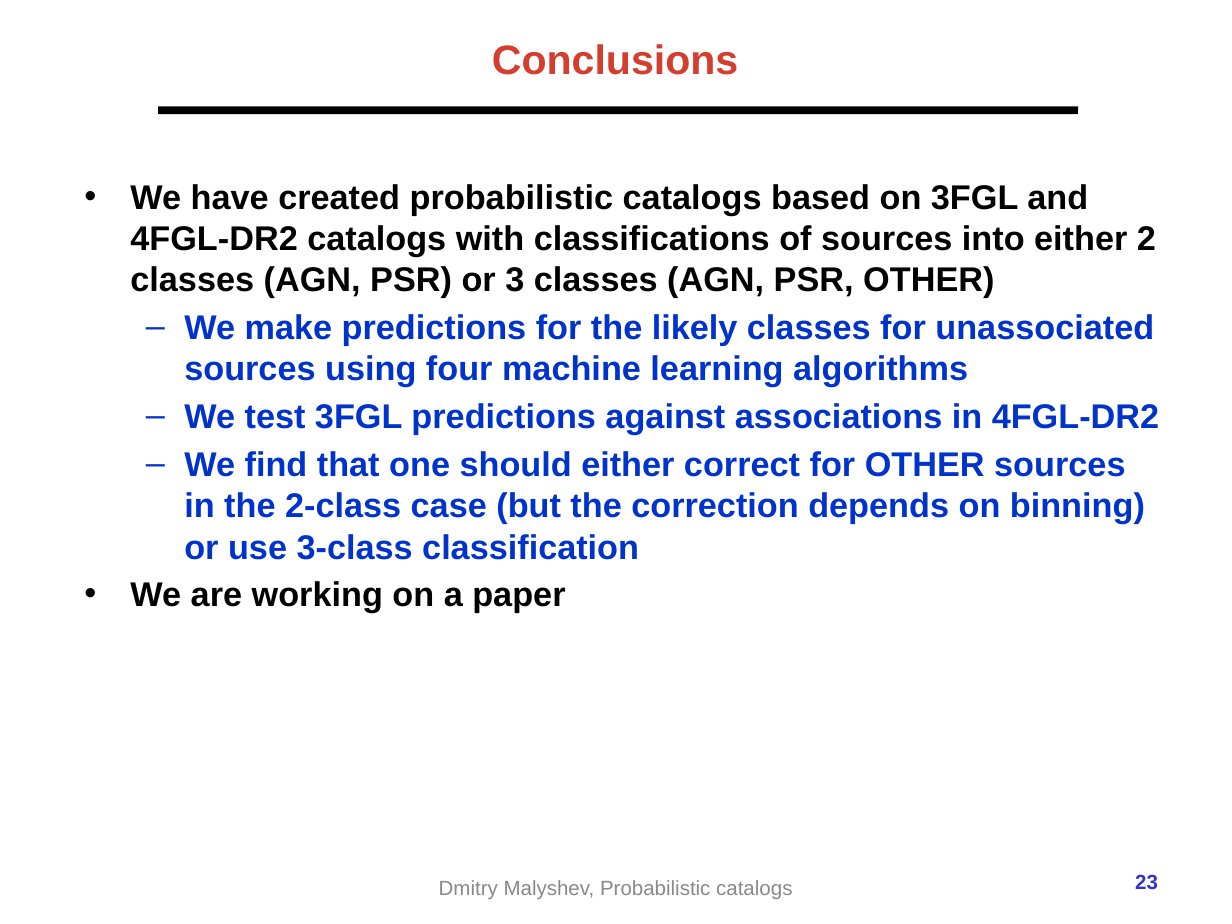
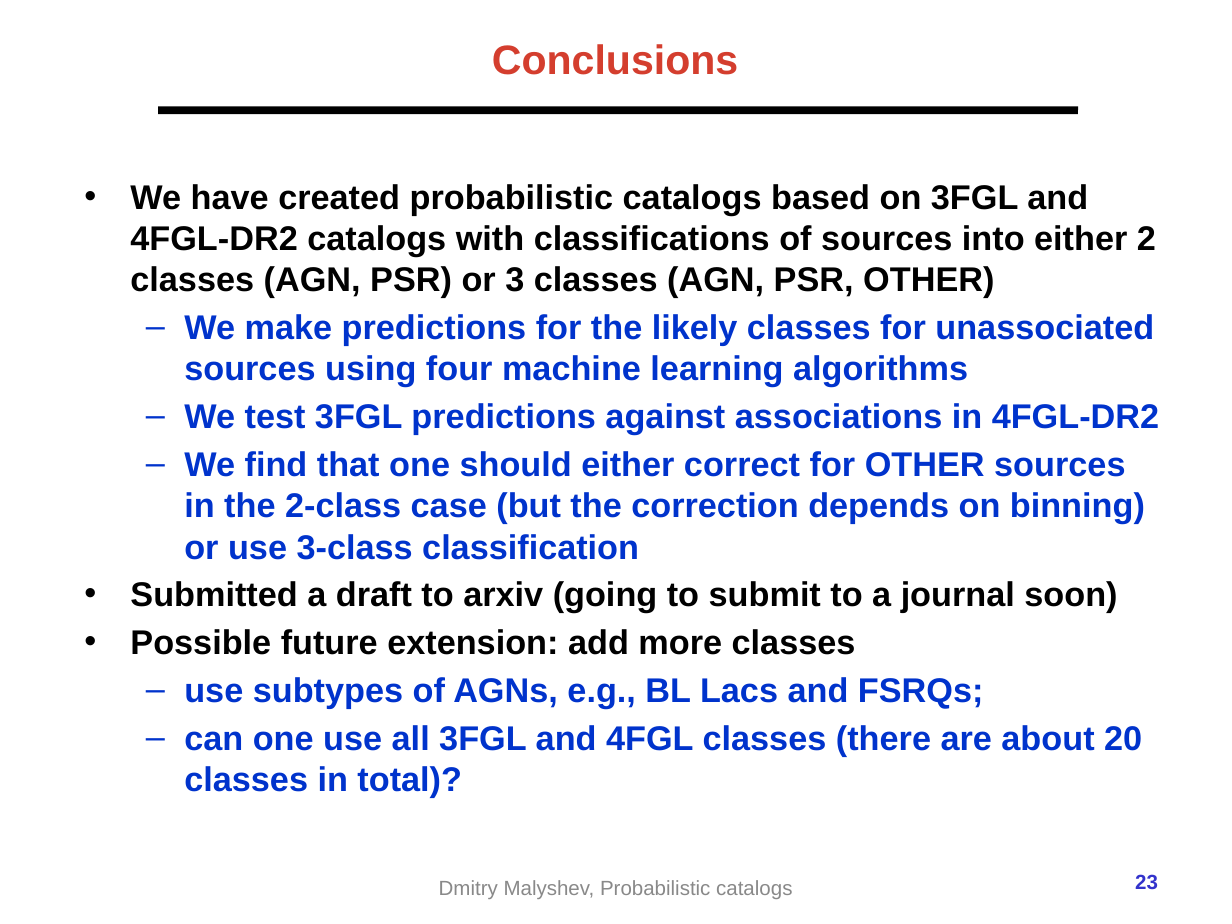
Before and after one commit to aakashbhat/Fermi-LAT, a slide deck: slide 23 of presentations/2021-02-Fermi_prob_catalog_gamma_group.pptx. Drawn at 1232x924 pixels with LibreOffice and Linux fonts; fonts in the diff are those of the drawing; background and template pictures are left out. Boxes give left, top, right and bottom in pixels: in the first picture for what was removed or moved away, otherwise in the second. Text is boxed around its words. In the diff, an @@ line names an element or a change of style, - is before the commit and + after.

```diff
--- a/presentations/2021-02-Fermi_prob_catalog_gamma_group.pptx
+++ b/presentations/2021-02-Fermi_prob_catalog_gamma_group.pptx
@@ text at <box>130,581,1142,798</box>: text changed; text colour #000000 to #0033CC @@
-• We are working on a paper
+• Submitted a draft to arxiv (going to submit to a journal soon)
+• Possible future extension: add more classes
+  – use subtypes of AGNs, e.g., BL Lacs and FSRQs;
+  – can one use all 3FGL and 4FGL classes (there are about 20 classes in total)?
```
Also in this commit, not shown: 5 other slides changed.
